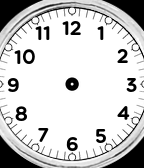
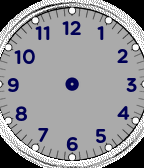
Comparing the layer stacks of the two 144 x 168 images. Changes:
added layer "dithered ring" above "d_face_ring.png" over [left=0, top=0, right=144, bottom=168]
hid "d_face_ring.png" over [left=0, top=0, right=144, bottom=168]
painted on "d_face_labels.png" over [left=7, top=21, right=137, bottom=151]
moved "Layer #1" above "Layer #2", painted on it, masked it over [left=0, top=0, right=144, bottom=168]
showed "Layer", painted on it over [left=0, top=0, right=144, bottom=168]
